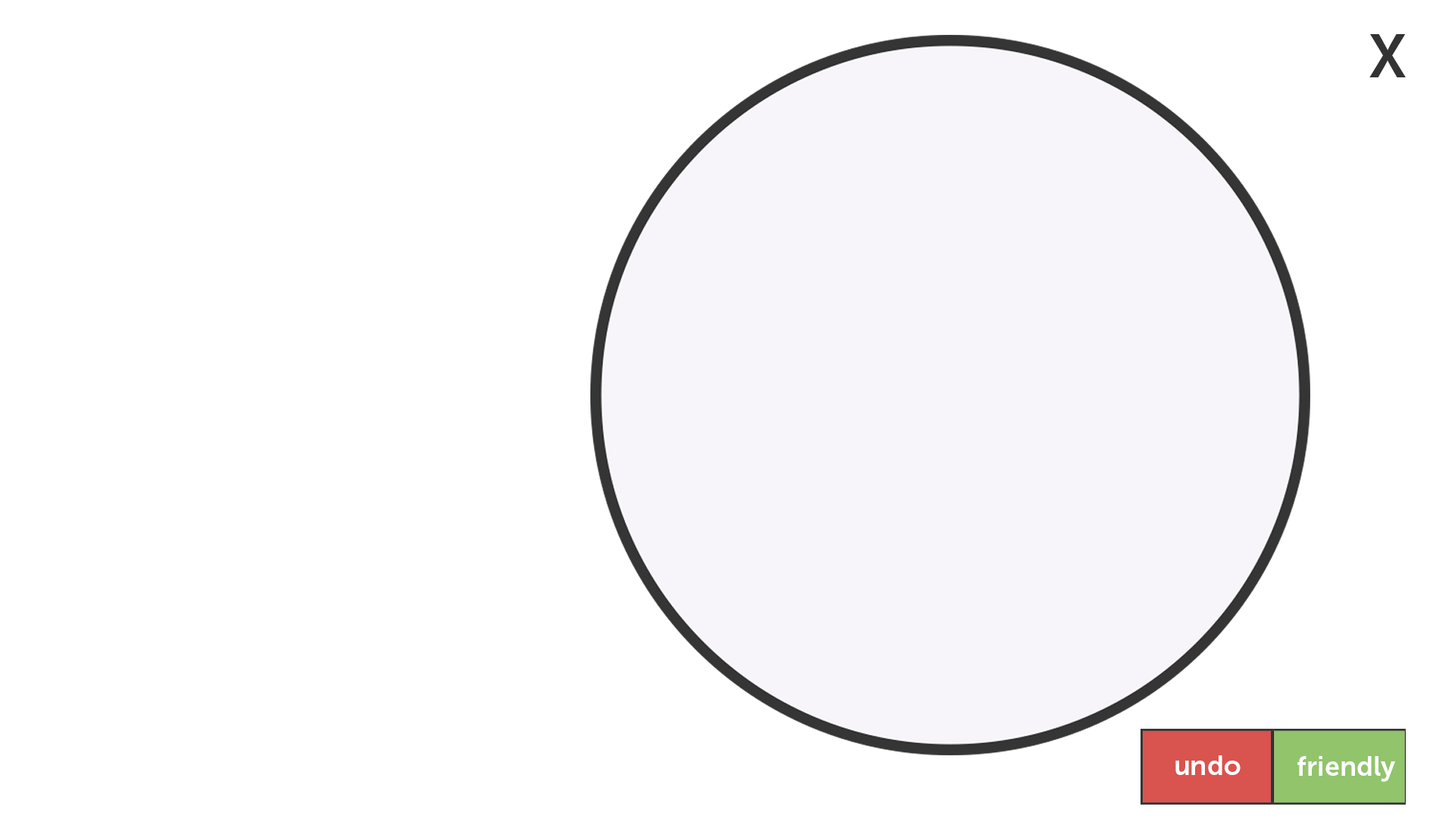
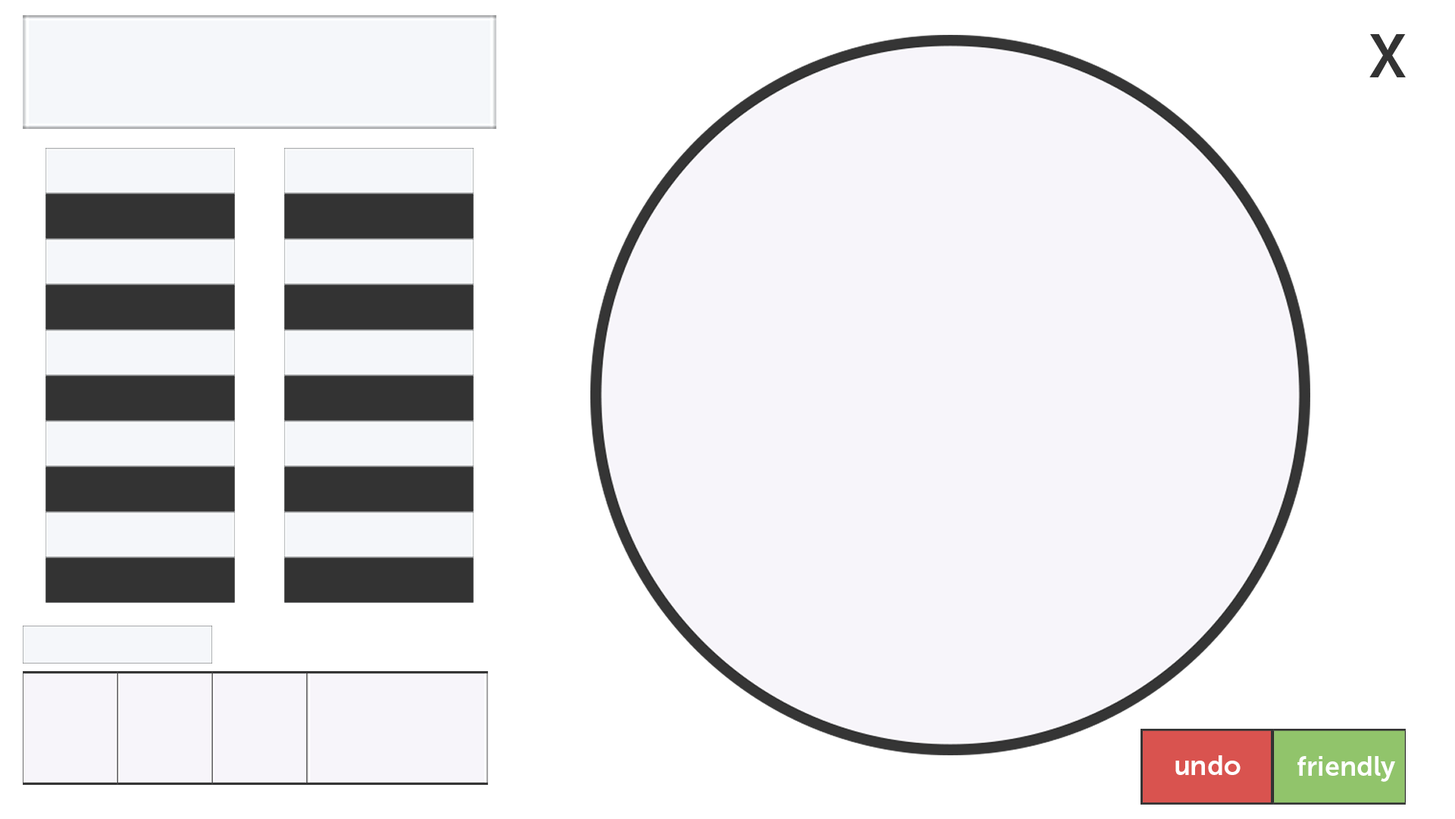
Comparing the layer stacks of the two 1455px x 819px images. Changes:
showed group "Cricket" (29 layers) over bbox(22, 15, 497, 785)
